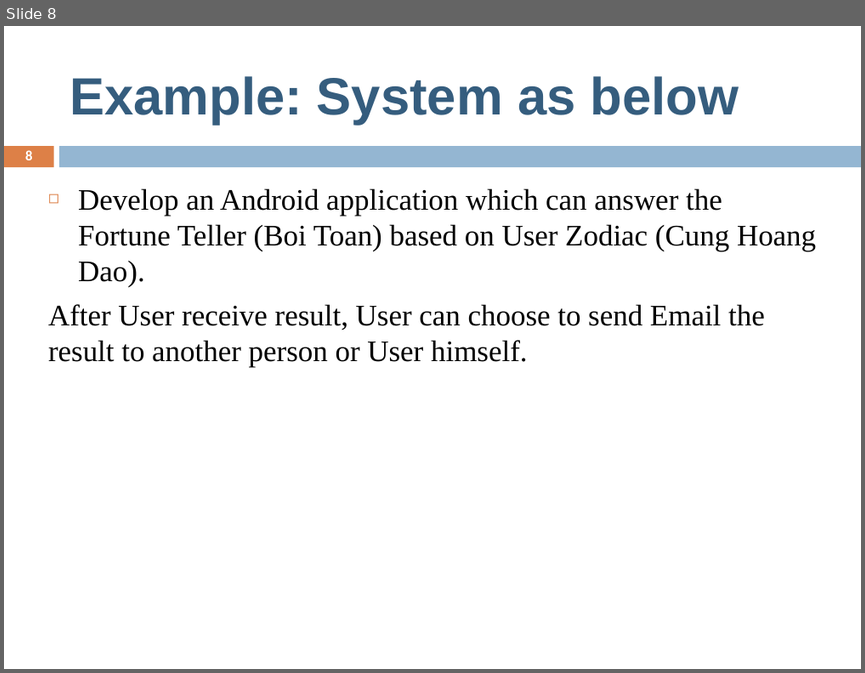
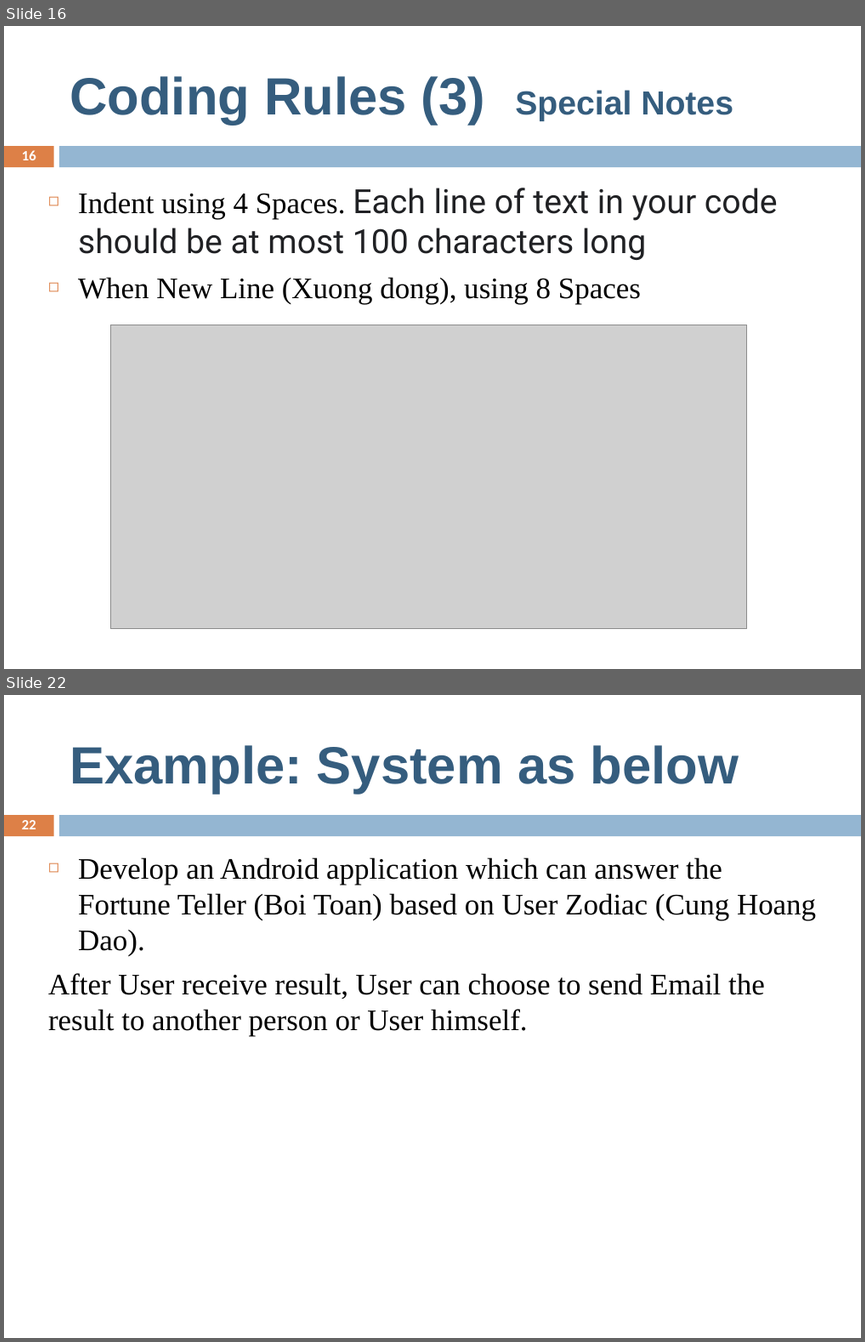
Before and after one commit to sontm/CommonMaterial, a slide deck: SWProcess/SWProcess.pptx. Shown one above the other, each under a label of ours: slide 8 before the commit, slides 16 and 22 after it; the slides between them are not shown. The pictures are 865x673 and 865x1342 pixels, drawn with LibreOffice and Linux fonts; fonts in the diff are those of the drawing; grey boxes stand for pictures. Boxes give left, top, right and bottom in pixels: in the first picture for what was removed or moved away, otherwise in the second. Text is boxed around its words. In the diff, an @@ line names an element or a change of style, - is before the commit and + after.

```diff
--- a/SWProcess/SWProcess.pptx
+++ b/SWProcess/SWProcess.pptx
@@ slide 16 added at bbox=[4, 26, 861, 669], background #FFFFFF; not listed: 2 template elements that a slide beside it also shows @@
@@ title added at bbox=[69, 76, 733, 125], 44 pt, text #355D7E, bold @@
+Coding Rules (3) Special Notes
@@ page number added at bbox=[22, 150, 36, 160], 12 pt, text #FFFFFF, bold @@
+16
@@ text added at bbox=[78, 188, 778, 304], 28 pt, text #202124 @@
+◻ Indent using 4 Spaces. Each line of text in your code should be at most 100 characters long
+◻ When New Line (Xuong dong), using 8 Spaces
@@ picture added at bbox=[111, 324, 747, 629] @@
@@ what was slide 8 is now slide 22 @@
@@ page number at bbox=[22, 820, 36, 829]: text changed @@
-8
+22
```
Also in this commit, not shown: 1 slide changed, 15 other slides added, 2 slides removed, 2 other files.
